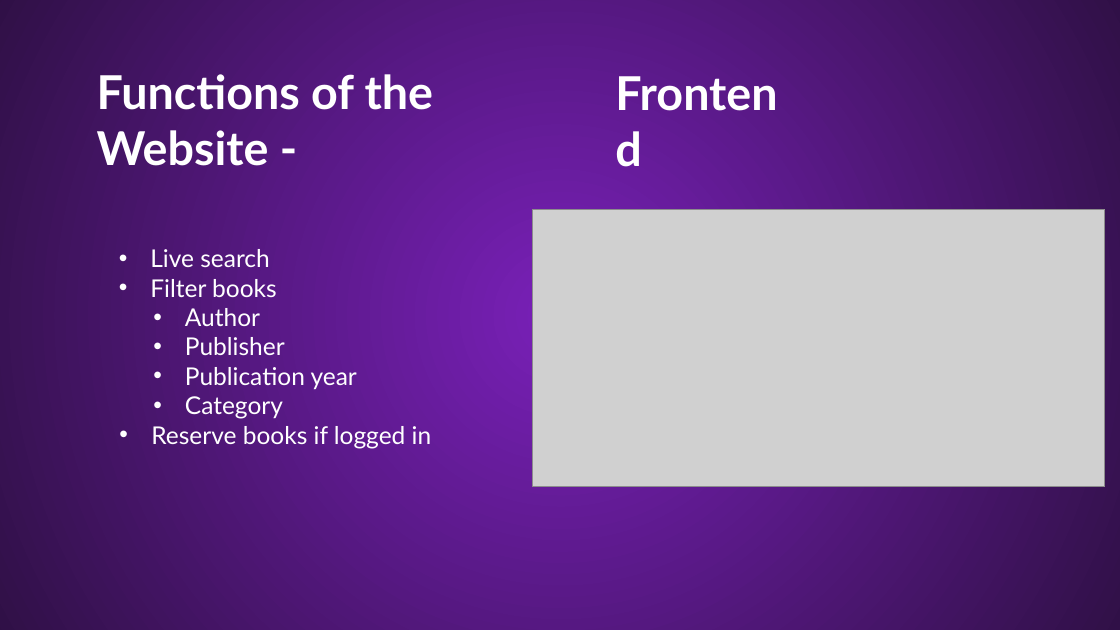
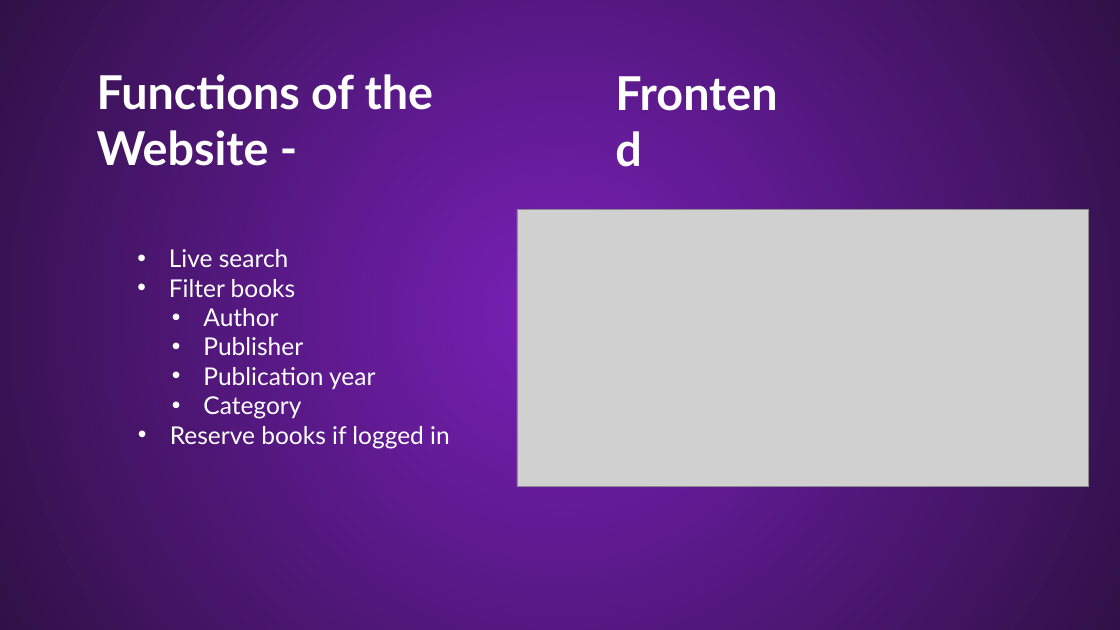
Before and after one commit to Palacsinta002/LMS, a slide deck: slide 19 of Presentation/LMS Presentation.pptx. Drawn at 1120x630 pixels with LibreOffice and Linux fonts; fonts in the diff are those of the drawing; grey boxes stand for pictures; background and template pictures are left out. Boxes give left, top, right and bottom in pixels: in the first picture for what was removed or moved away, otherwise in the second. Text is boxed around its words. In the diff, an @@ line names an element or a change of style, - is before the commit and + after.

```diff
--- a/Presentation/LMS Presentation.pptx
+++ b/Presentation/LMS Presentation.pptx
@@ picture: place and size @@
-picture at (533,209,1105,487)
+picture at (517,209,1089,487)
@@ text "Live search": place and size @@
-text "Live search" at (150,249,432,449)
+text "Live search" at (169,249,450,449)
```
Also in this commit, not shown: 6 other slides changed, 5 slides added, 1 slide removed.
